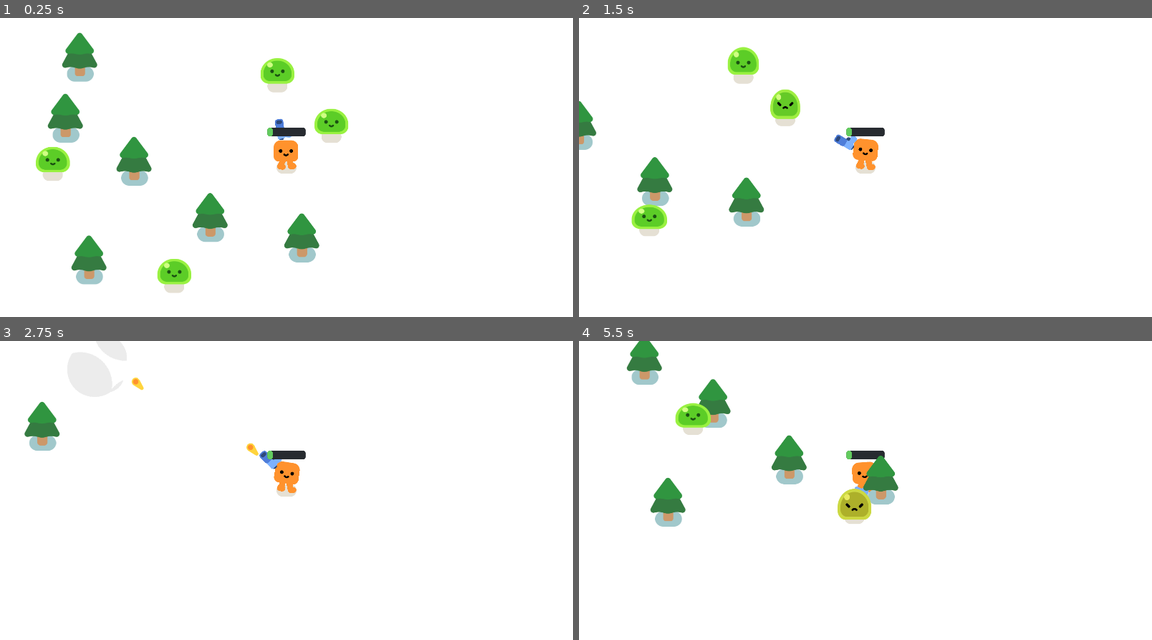
Above: before the commit, frames 1-4 (two rows, left to right).
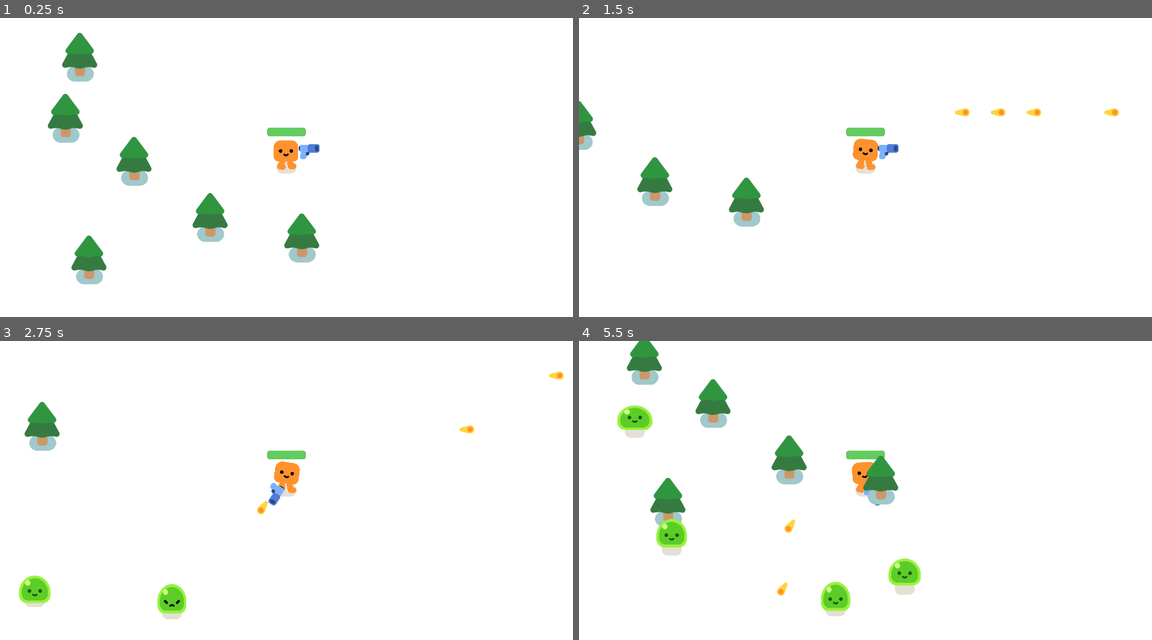
Above: after the commit, the same moments.

Repository: axelPoste/werewolfSurvivor
Game: Godot game, scene res://game.tscn
Same seed, same stepped clock (60 frames per second), same inputs: the game is played once before the commit and once after it.
Inputs:
- Up to frame 1 (0.25 s): no input
- Up to frame 2 (1.5 s): hold D (move_right) 0.53-1.28 s; hold S (move_down) from 1.28 s (still down)
- Up to frame 3 (2.75 s): release S (move_down) at 2.03 s; hold D (move_right) from 2.03 s (still down)
- Up to frame 4 (5.5 s): release D (move_right) at 2.78 s; hold W (move_up) 2.78-3.53 s; hold A (move_left) 3.53-5.03 s; hold S (move_down) from 5.03 s (still down)

The runs differ from the first frame. In frame 1, 2.4% of the frame differs, in the area x 6-61%, y 13-92%; in frame 2, 2.2%; in frame 3, 1.6%; in frame 4, 3.4%, in the area x 6-60%, y 20-93%.

Commit message:
final commit

Diff:
--- a/Mob.tscn
+++ b/Mob.tscn
@@ -4,7 +4,7 @@
 [ext_resource type="PackedScene" uid="uid://ogik4s70pgwl" path="res://characters/slime/slime.tscn" id="2_st7pc"]
 
 [sub_resource type="CircleShape2D" id="CircleShape2D_f4wnn"]
-radius = 55.0091
+radius = 58.0086
 
 [node name="Mob" type="CharacterBody2D"]
 collision_layer = 2
--- /dev/null
+++ b/game.gd
@@ -0,0 +1,25 @@
+extends Node2D
+
+const MOB = preload("res://Mob.tscn")
+
+
+func _ready() -> void:
+	pass
+
+
+func spawn_mob():
+	var new_mob = MOB.instantiate()
+	%PathFollow2D.progress_ratio = randf()
+	new_mob.global_position = %PathFollow2D.global_position
+	add_child(new_mob)
+
+
+func _on_timer_timeout() -> void:
+	spawn_mob()
+
+
+
+
+func _on_player_health_depleted() -> void:
+	%GameOver.visible = true
+	get_tree().paused = true
--- a/game.tscn
+++ b/game.tscn
@@ -1,26 +1,30 @@
-[gd_scene load_steps=4 format=3 uid="uid://cg7wkums2ko7p"]
+[gd_scene load_steps=5 format=3 uid="uid://cg7wkums2ko7p"]
 
+[ext_resource type="Script" path="res://game.gd" id="1_lshge"]
 [ext_resource type="PackedScene" uid="uid://da1xqoofbt4ha" path="res://player.tscn" id="1_wrh2j"]
-[ext_resource type="PackedScene" uid="uid://cnxi2oj2lmx4x" path="res://slime.tscn" id="2_cy7q1"]
 [ext_resource type="PackedScene" uid="uid://c4emcatgj05dx" path="res://pine_tree.tscn" id="2_ym03j"]
+
+[sub_resource type="Curve2D" id="Curve2D_ogrf2"]
+_data = {
+"points": PackedVector2Array(0, 0, 0, 0, -849, -787, 0, 0, 0, 0, 2870, -780, 0, 0, 0, 0, 2885, 1489, 0, 0, 0, 0, -845, 1497, 0, 0, 0, 0, -849, -787)
+}
+point_count = 5
 
 [node name="Game" type="Node2D"]
 y_sort_enabled = true
+script = ExtResource("1_lshge")
 
 [node name="player" parent="." instance=ExtResource("1_wrh2j")]
 position = Vector2(902, 487)
 
-[node name="Slime" parent="." instance=ExtResource("2_cy7q1")]
-position = Vector2(509, 904)
+[node name="Path2D" type="Path2D" parent="player"]
+position = Vector2(-902, -487)
+curve = SubResource("Curve2D_ogrf2")
 
-[node name="Slime2" parent="." instance=ExtResource("2_cy7q1")]
-position = Vector2(94, 512)
-
-[node name="Slime3" parent="." instance=ExtResource("2_cy7q1")]
-position = Vector2(869, 190)
-
-[node name="Slime4" parent="." instance=ExtResource("2_cy7q1")]
-position = Vector2(1073, 370)
+[node name="PathFollow2D" type="PathFollow2D" parent="player/Path2D"]
+unique_name_in_owner = true
+position = Vector2(-849, -787)
+rotation = 0.00188222
 
 [node name="pineTree2" parent="." instance=ExtResource("2_ym03j")]
 position = Vector2(954, 770)
@@ -51,3 +55,38 @@
 anchor_bottom = 1.0
 grow_horizontal = 2
 grow_vertical = 2
+
+[node name="Timer" type="Timer" parent="."]
+wait_time = 0.3
+autostart = true
+
+[node name="GameOver" type="CanvasLayer" parent="."]
+unique_name_in_owner = true
+visible = false
+
+[node name="ColorRect" type="ColorRect" parent="GameOver"]
+anchors_preset = 15
+anchor_right = 1.0
+anchor_bottom = 1.0
+grow_horizontal = 2
+grow_vertical = 2
+color = Color(0, 0, 0, 0.345098)
+
+[node name="Label" type="Label" parent="GameOver/ColorRect"]
+layout_mode = 1
+anchors_preset = 8
+anchor_left = 0.5
+anchor_top = 0.5
+anchor_right = 0.5
+anchor_bottom = 0.5
+offset_left = -46.0
+offset_top = -11.0
+offset_right = 52.0
+offset_bottom = 16.0
+grow_horizontal = 2
+grow_vertical = 2
+theme_override_font_sizes/font_size = 181
+text = "GAME OVER"
+
+[connection signal="health_depleted" from="player" to="." method="_on_player_health_depleted"]
+[connection signal="timeout" from="Timer" to="." method="_on_timer_timeout"]
--- a/mob.gd
+++ b/mob.gd
@@ -14,7 +14,7 @@
 func _physics_process(delta: float) -> void:
 	var direction = global_position.direction_to(player.global_position)
 	velocity = direction * SPEED
-	move_and_slide()
+	move_and_collide(delta*velocity)
 
 func take_damage():
 	health -= 1
--- a/player.gd
+++ b/player.gd
@@ -7,17 +7,18 @@
 	var direction = Input.get_vector("move_left", "move_right",
 										"move_up", "move_down")
 	velocity = direction * 600
-	move_and_slide()
+	move_and_collide(delta*velocity)
 
 	if velocity.length() > 0:
 		%HappyBoo.play_walk_animation()
 	else:
 		%HappyBoo.play_idle_animation()
 
-	const DAMAGE_RATE = 500.0
+	const DAMAGE_RATE = 50.0
 	var overlapping_mob = %HurtBox.get_overlapping_bodies()
 
 	if overlapping_mob.size() > 0:
 		health -= DAMAGE_RATE * overlapping_mob.size() * delta
+		%ProgressBar.value = health
 		if health <= 0.0:
 			health_depleted.emit()
--- a/player.tscn
+++ b/player.tscn
@@ -5,10 +5,10 @@
 [ext_resource type="PackedScene" uid="uid://bo7g7oyid61gc" path="res://gun.tscn" id="3_xdddr"]
 
 [sub_resource type="CircleShape2D" id="CircleShape2D_qwjxh"]
-radius = 29.0
+radius = 31.5271
 
 [sub_resource type="CircleShape2D" id="CircleShape2D_h50it"]
-radius = 44.0114
+radius = 36.0
 
 [sub_resource type="StyleBoxFlat" id="StyleBoxFlat_vcoga"]
 bg_color = Color(0.152941, 0.168627, 0.188235, 1)
@@ -31,6 +31,7 @@
 unique_name_in_owner = true
 
 [node name="CollisionShape2D" type="CollisionShape2D" parent="."]
+scale = Vector2(1.015, 1.015)
 shape = SubResource("CircleShape2D_qwjxh")
 
 [node name="Camera2D" type="Camera2D" parent="."]
@@ -48,6 +49,7 @@
 debug_color = Color(1, 0, 0, 0.419608)
 
 [node name="ProgressBar" type="ProgressBar" parent="."]
+unique_name_in_owner = true
 anchors_preset = 8
 anchor_left = 0.5
 anchor_top = 0.5
@@ -61,5 +63,5 @@
 grow_vertical = 2
 theme_override_styles/background = SubResource("StyleBoxFlat_vcoga")
 theme_override_styles/fill = SubResource("StyleBoxFlat_6eyw6")
-value = 14.33
+value = 100.0
 show_percentage = false
--- a/project.godot
+++ b/project.godot
@@ -89,6 +89,11 @@
 
 project/assembly_name="Getting started with Godot 4"
 
+[editor]
+
+version_control/plugin_name="GitPlugin"
+version_control/autoload_on_startup=true
+
 [editor_plugins]
 
 enabled=PackedStringArray("res://addons/colorpicker_presets/plugin.cfg")
Not shown, added: addons/godot-git-plugin/plugin.cfg
Not shown, added: .gitattributes
Not shown, changed: .gitignore
Not shown, added: addons/godot-git-plugin/LICENSE
Not shown, added: addons/godot-git-plugin/THIRDPARTY.md
Not shown, added: addons/godot-git-plugin/git_plugin.gdextension
Not shown, added: addons/godot-git-plugin/linux/libgit_plugin.linux.editor.x86_64.so
Not shown, added: addons/godot-git-plugin/macos/libgit_plugin.macos.editor.universal.dylib
Not shown, added: addons/godot-git-plugin/win64/libgit_plugin.windows.editor.x86_64.dll
Not shown, added: addons/godot-git-plugin/win64/libgit_plugin.windows.editor.x86_64.exp
Not shown, added: addons/godot-git-plugin/win64/libgit_plugin.windows.editor.x86_64.lib
Not shown, added: addons/godot-git-plugin/win64/~libgit_plugin.windows.editor.x86_64.dll
